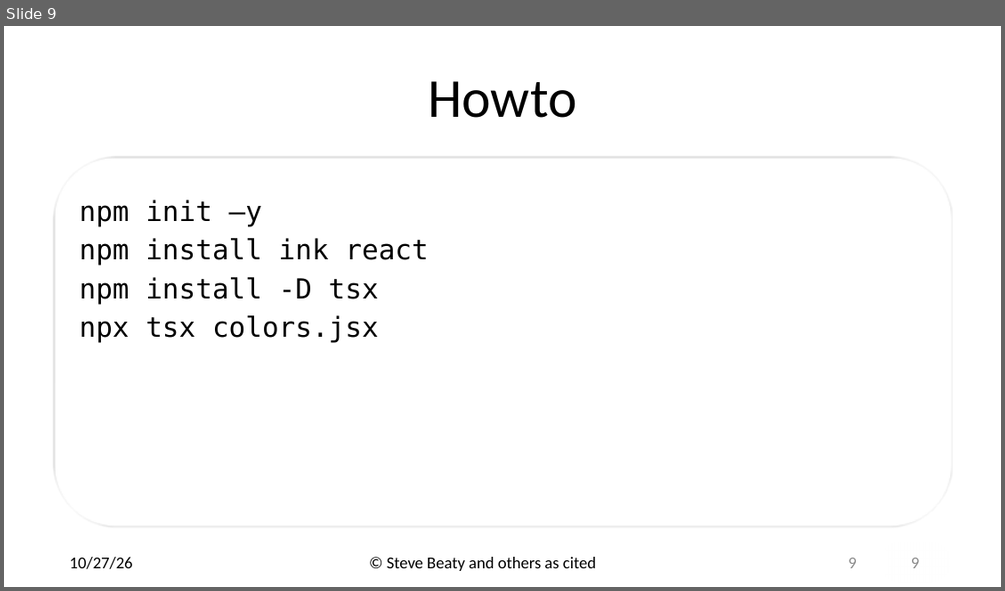
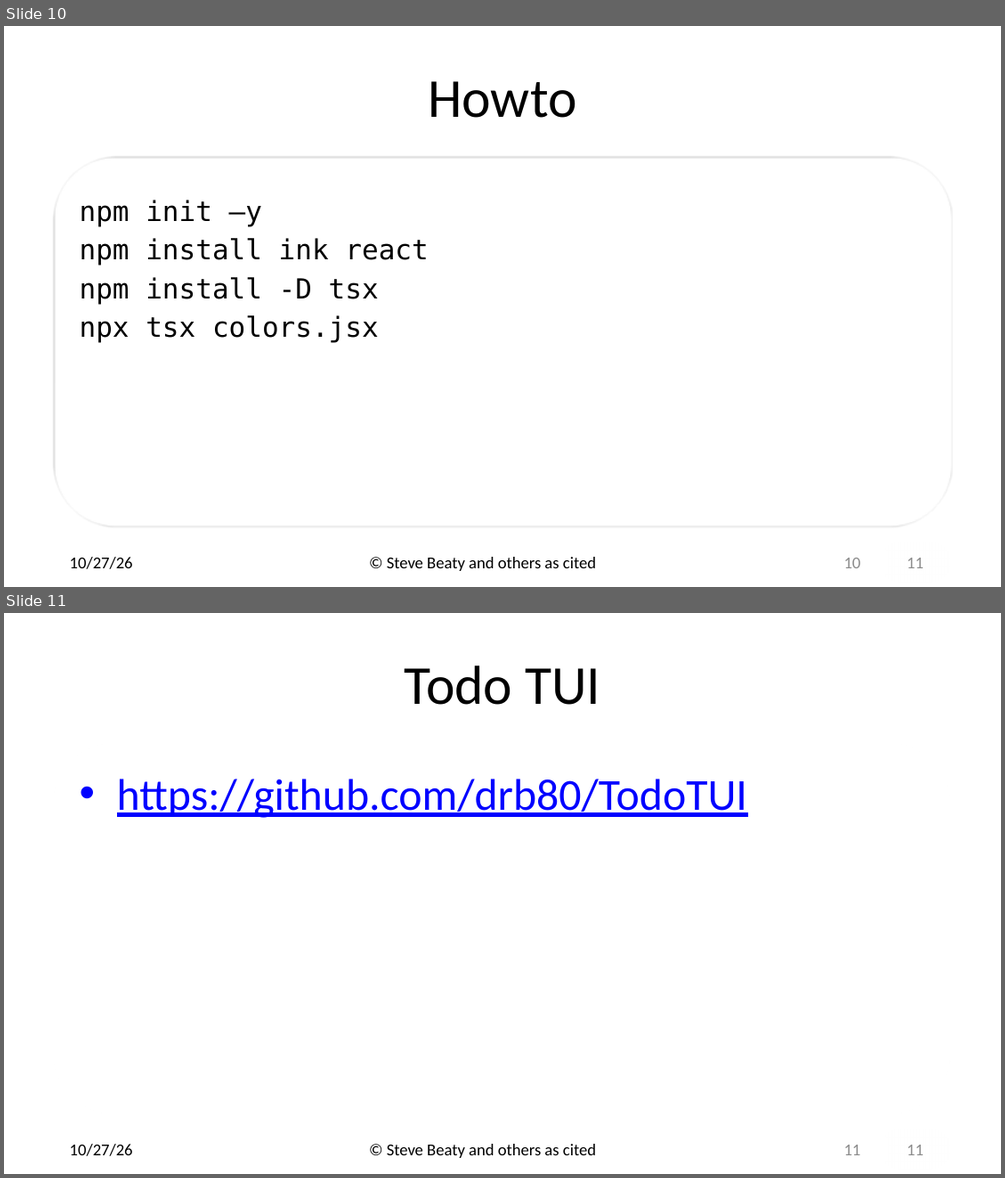
Before and after one commit to drb80/WebAppDev, a slide deck: Slides/TUI.pptx. Shown one above the other, each under a label of ours: slide 9 before the commit, slides 10 and 11 after it. The pictures are 1005x591 and 1005x1178 pixels, drawn with LibreOffice and Linux fonts; fonts in the diff are those of the drawing; background and template pictures are left out. Boxes give left, top, right and bottom in pixels: in the first picture for what was removed or moved away, otherwise in the second. Text is boxed around its words. In the diff, an @@ line names an element or a change of style, - is before the commit and + after.

```diff
--- a/Slides/TUI.pptx
+++ b/Slides/TUI.pptx
@@ slide 11 added at (4, 613, 1001, 1174), background picture (left out); not listed: 1 template element that a slide beside it also shows @@
@@ title added at (404, 666, 600, 705), 52.8 pt, text #000000 @@
+Todo TUI
@@ text added at (117, 779, 747, 818), 42.7 pt, text #0000FF, underline @@
+• https://github.com/drb80/TodoTUI
@@ text added at (70, 1143, 133, 1156), 16 pt, text #000000 @@
+10/27/26
@@ text added at (387, 1143, 596, 1158), 16 pt, text #000000 @@
+© Steve Beaty and others as cited
@@ page number added at (844, 1144, 861, 1155), 16 pt, text #8C8C8C @@
+11
@@ what was slide 9 is now slide 10 @@
@@ slide 10 changed as well @@
@@ page number at (844, 557, 861, 568): text changed @@
-9
+10
@@ text at (906, 557, 923, 568): text changed @@
-9
+11
```
Also in this commit, not shown: 8 other slides changed, 1 other slide added, 1 other file.
